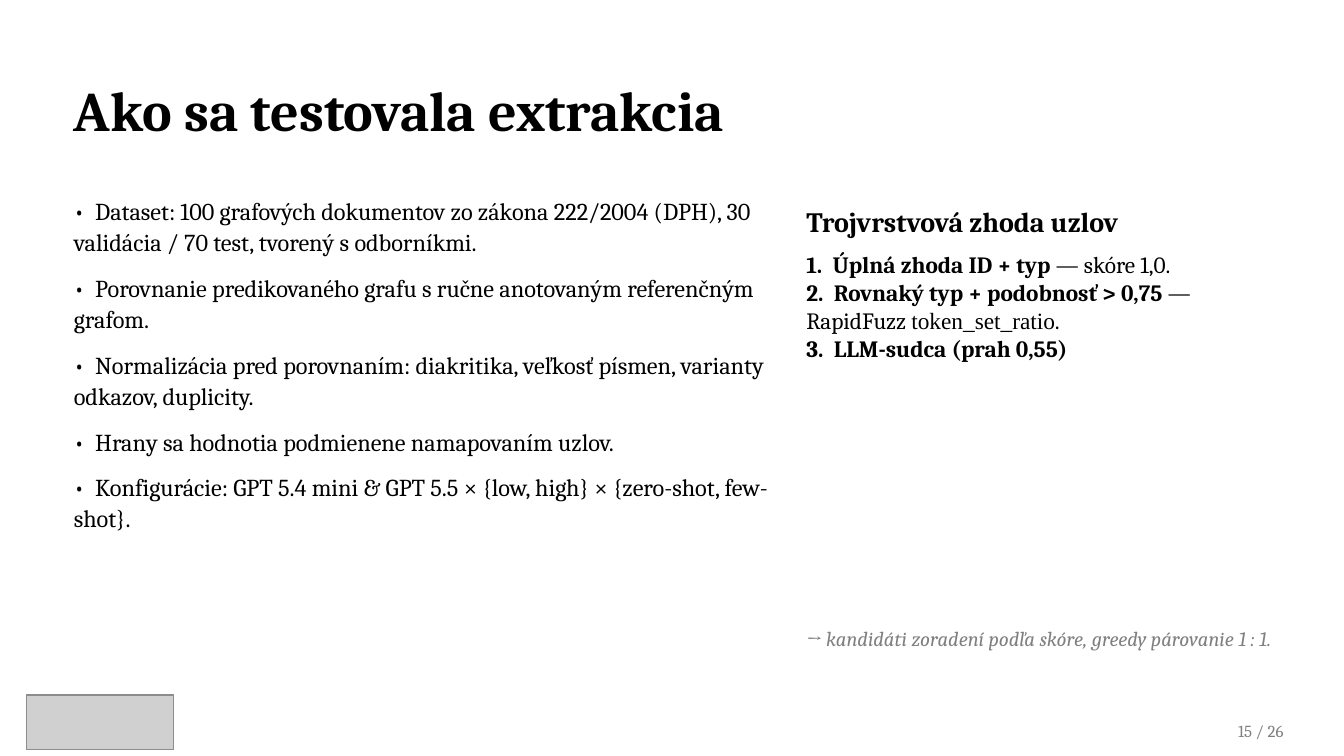
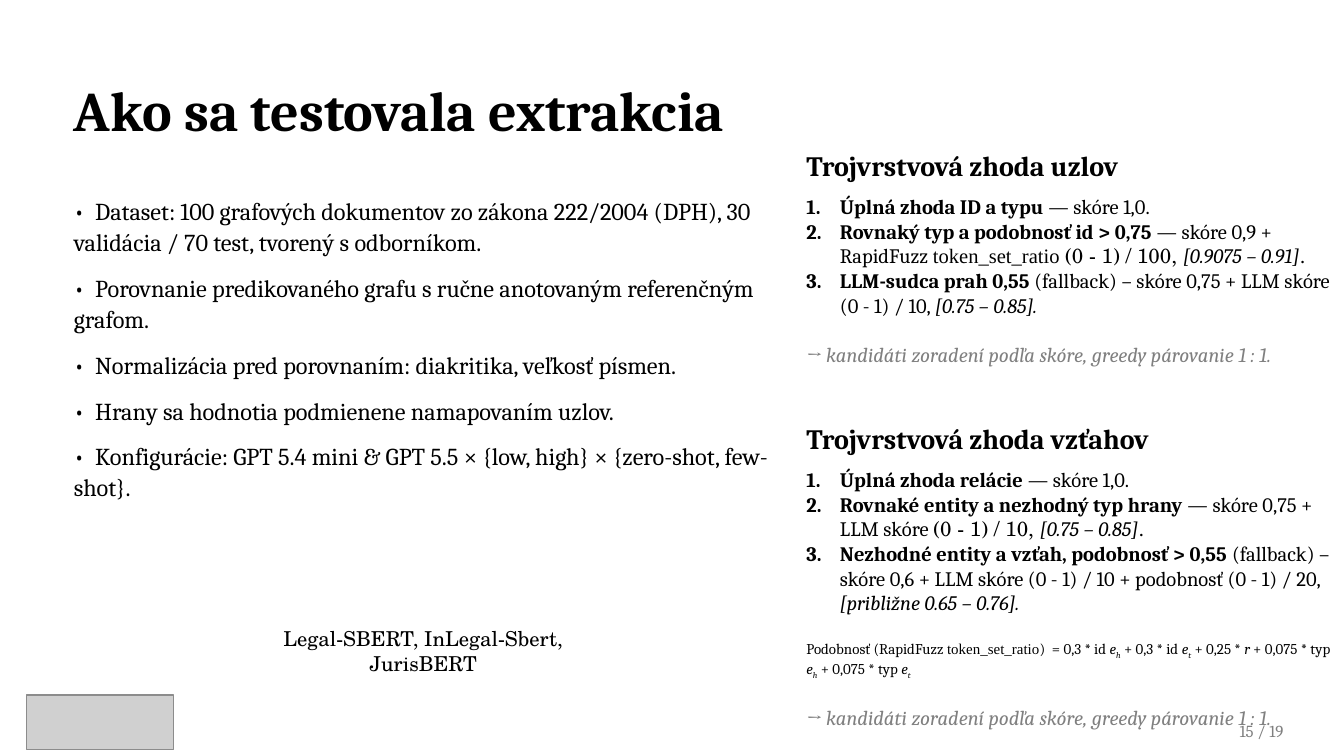
Before and after one commit to samuelbagin1/llm-knowledge-graph, a slide deck: slide 15 of presentations/Tvorba_znalostnych_grafov_obhajoba1.pptx (slide 17 before the commit). Drawn at 1344x756 pixels with LibreOffice and Linux fonts; fonts in the diff are those of the drawing; grey boxes stand for pictures. Boxes give left, top, right and bottom in pixels: in the first picture for what was removed or moved away, otherwise in the second. Text is boxed around its words. In the diff, an @@ line names an element or a change of style, - is before the commit and + after.

Commit message:
feat: presentation

```diff
--- a/presentations/Tvorba_znalostnych_grafov_obhajoba1.pptx
+++ b/presentations/Tvorba_znalostnych_grafov_obhajoba1.pptx
@@ text "Trojvrstvová zhoda uzlov": place and size @@
-text "Trojvrstvová zhoda uzlov" at [806,212,1118,238]
+text "Trojvrstvová zhoda uzlov" at [806,156,1118,182]
@@ text at [74,202,751,257]: text changed @@
-• Dataset: 100 grafových dokumentov zo zákona 222/2004 (DPH), 30 validácia / 70 test, tvorený s odborníkmi.
+• Dataset: 100 grafových dokumentov zo zákona 222/2004 (DPH), 30 validácia / 70 test, tvorený s odborníkom.
@@ text at [826,195,1329,367]: text changed; size 12.5 to 11 pt; bold off @@
-1. Úplná zhoda ID + typ — skóre 1,0.
-2. Rovnaký typ + podobnosť > 0,75 — RapidFuzz token_set_ratio.
-3. LLM-sudca (prah 0,55)
+1. Úplná zhoda ID a typu — skóre 1,0.
+2. Rovnaký typ a podobnosť id > 0,75 — skóre 0,9 + RapidFuzz token_set_ratio (0 - 1) / 100, [0.9075 – 0.91].
+3. LLM-sudca prah 0,55 (fallback) – skóre 0,75 + LLM skóre (0 - 1) / 10, [0.75 – 0.85].
+→ kandidáti zoradení podľa skóre, greedy párovanie 1 : 1.
@@ text at [95,357,677,379]: text changed @@
-• Normalizácia pred porovnaním: diakritika, veľkosť písmen, varianty odkazov, duplicity.
+• Normalizácia pred porovnaním: diakritika, veľkosť písmen.
@@ text added at [806,428,1149,455], 15 pt, text #000000, bold @@
+Trojvrstvová zhoda vzťahov
@@ text added at [806,468,1330,731], 11 pt, text #000000 @@
+1. Úplná zhoda relácie — skóre 1,0.
+2. Rovnaké entity a nezhodný typ hrany — skóre 0,75 + LLM skóre (0 - 1) / 10, [0.75 – 0.85].
+3. Nezhodné entity a vzťah, podobnosť > 0,55 (fallback) – skóre 0,6 + LLM skóre (0 - 1) / 10 + podobnosť (0 - 1) / 20, [približne 0.65 – 0.76].
+Podobnosť (RapidFuzz token_set_ratio) = 0,3 * id eh + 0,3 * id et + 0,25 * r + 0,075 * typ eh + 0,075 * typ et
+→ kandidáti zoradení podľa skóre, greedy párovanie 1 : 1.
@@ text added at [283,631,563,672], 11 pt, text #000000 @@
+Legal-SBERT, InLegal-Sbert, JurisBERT
@@ text removed at [826,632,1271,651] @@
-→ kandidáti zoradení podľa skóre, greedy párovanie 1 : 1.
@@ text at [1240,722,1283,737]: text changed @@
-15 / 26
+15 / 19
```
Also in this commit, not shown: 20 other slides changed, 5 slides removed, 7 other files.
